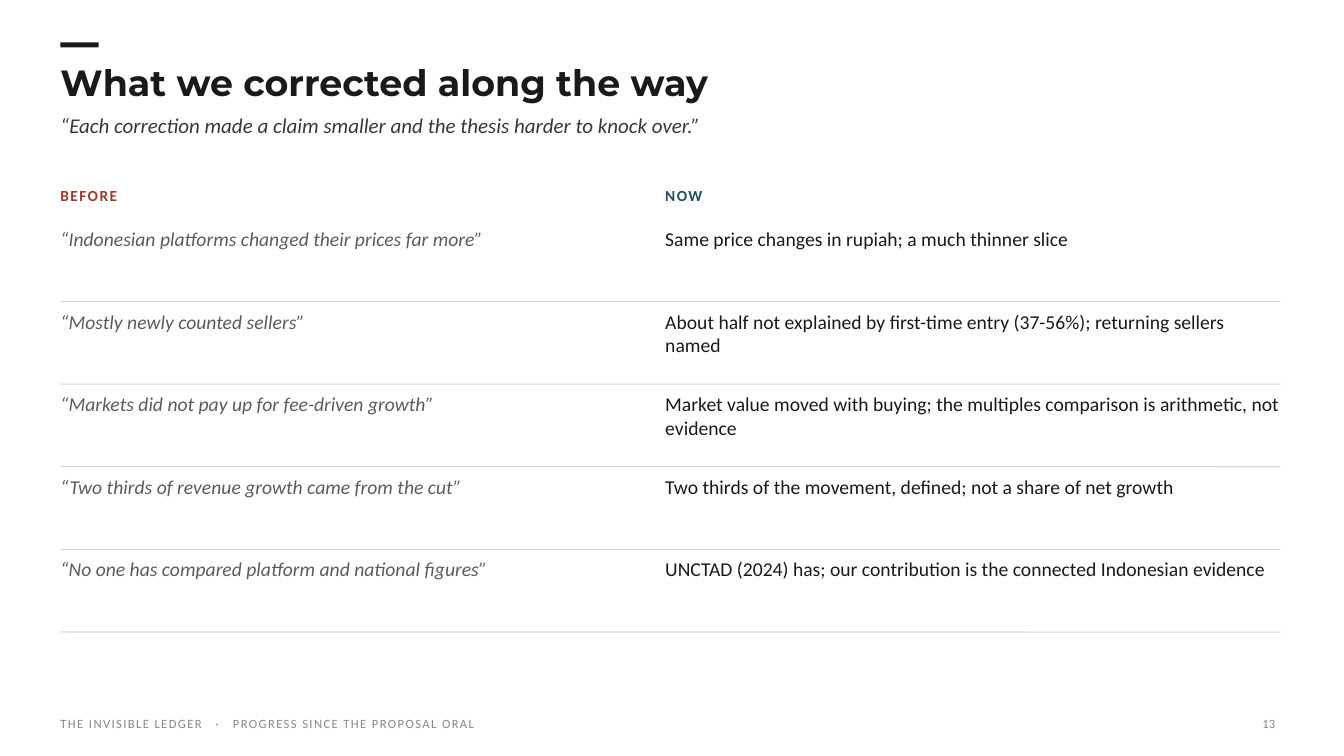
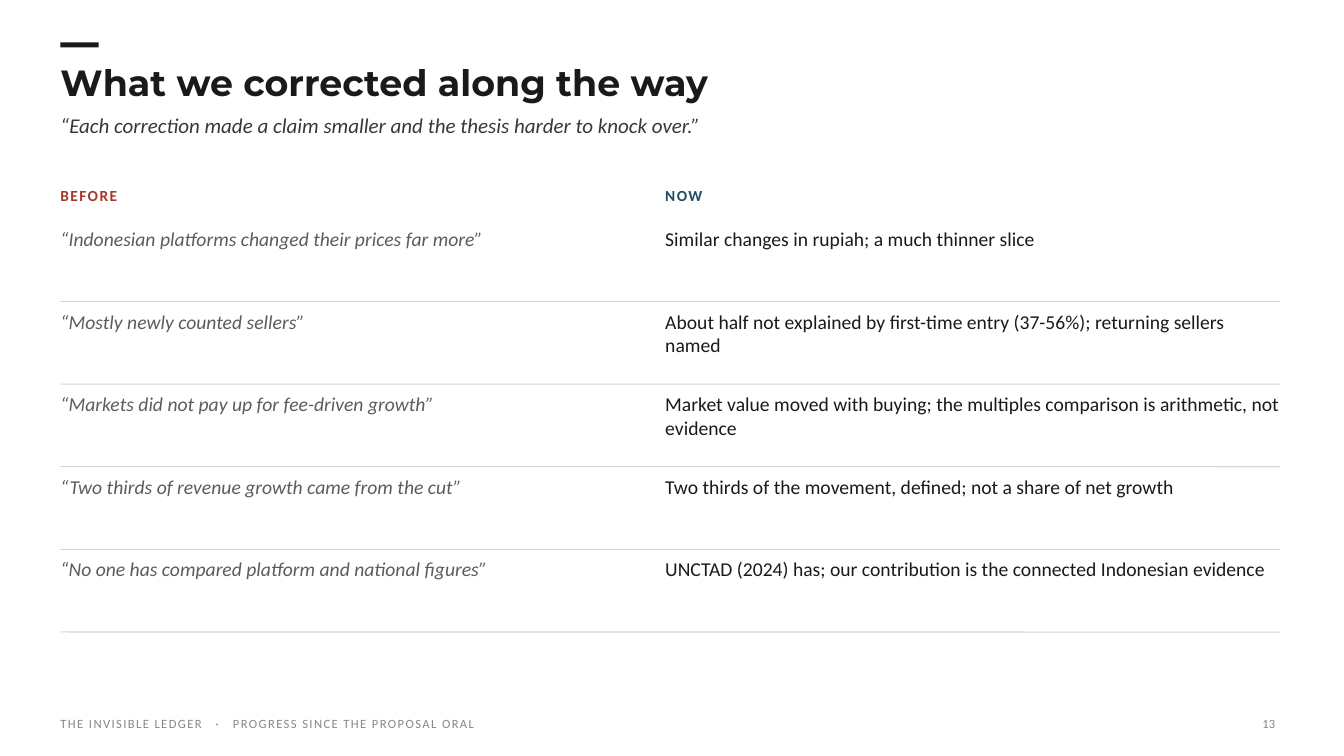
Before and after one commit to Spectating101/Invisible-ledger, a slide deck: slide 13 of research/option_space_2026-10-01/deck/IL_Progress_Update_2026-10-09.pptx. Drawn at 1344x756 pixels with LibreOffice and Linux fonts; fonts in the diff are those of the drawing; background and template pictures are left out. Boxes give left, top, right and bottom in pixels: in the first picture for what was removed or moved away, otherwise in the second. Text is boxed around its words. In the diff, an @@ line names an element or a change of style, - is before the commit and + after.

```diff
--- a/research/option_space_2026-10-01/deck/IL_Progress_Update_2026-10-09.pptx
+++ b/research/option_space_2026-10-01/deck/IL_Progress_Update_2026-10-09.pptx
@@ text at [665, 232, 1035, 250]: text changed @@
-Same price changes in rupiah; a much thinner slice
+Similar changes in rupiah; a much thinner slice
```
Also in this commit, not shown: 6 other slides changed, 21 other files.
